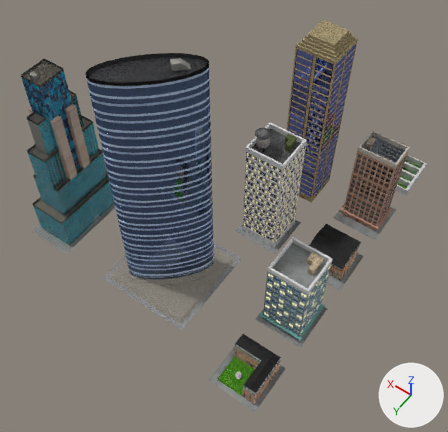
The Blender file models/buildings.blend: old version first, new version second.
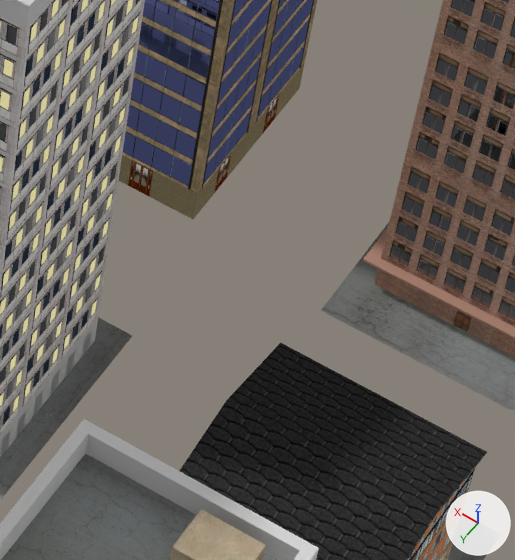
Each version is shown whole from a 50 mm lens placed at (-10.71, 14.05, 21.1), pointed at (-2.44, 2.47, 2.9), then close up on the part from 62% to 82% of the width and 38% to 60% of the height. The lights are fixed; the arrows at lower right show +X, +Y and +Z.

The first close-up shows 'building1', 'building2', 'building3', 'building4', 'building6'.
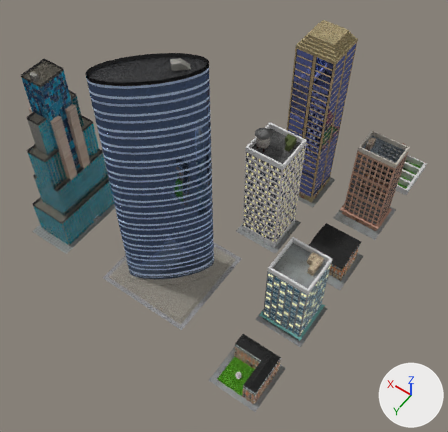
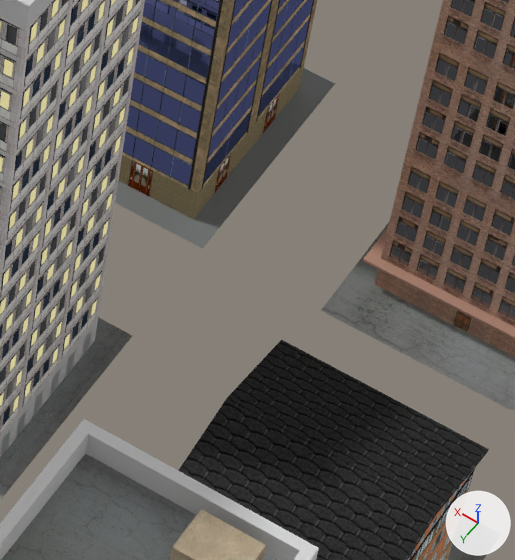
Commit message: finitions buildings

Where the change shows, as pixel boxes (x1, y1, x2, y2) in the close-ups (515 x 560 px):
'building4', reshaped
    before: (180, 343, 501, 560)
    after: (178, 340, 501, 560)
'building6', reshaped
    before: (118, 0, 317, 219)
    after: (115, 0, 335, 249)
part 1 of me_plane_007, added
    after: (115, 68, 335, 249)
part 2 of me_plane_010, built on
    before: (180, 343, 487, 560)
    after: (178, 340, 489, 560)

The change, as a list of edits to the scene's bpy script:
```text
Change me_plane_007:
    used by ob_building6; location = (-3.0, -3.0, 0.0)
    verts and faces of me_plane_007; kept vertices keep their numbers, new ones are numbered from 96
    remove me_plane_007.from_pydata(...)  # 96 vertices, 65 faces; spans x -0.8..0.8, y -0.8..0.8, z 0.0..8.0
    add me_plane_007.from_pydata(...)  # 100 vertices, 66 faces; spans x -1.0..1.0, y -1.0..1.0, z 0.0..8.0
    me_plane_007 part 1
    add verts[96] = (-1.0, -1.0, 0.0)  # pixel (335, 83)
    add verts[97] = (1.0, -1.0, 0.0)
    add verts[98] = (-1.0, 1.0, 0.0)  # pixel (202, 248)
    add verts[99] = (1.0, 1.0, 0.0)
    add faces += [(96, 97, 99, 98)]  # mat_ground (picture img_building1roof_jpg)
    add me_plane_007.materials.append(mat_ground)  # picture img_building1roof_jpg
Change me_plane_010:
    used by ob_building4; location = (-6.0, 0.0, 0.0)
    remove me_plane_010.from_pydata(...)  # 22 vertices, 9 faces; spans x -1.0..1.0, y -1.0..1.0, z 0.0..1.25
    add me_plane_010.from_pydata(...)  # 30 vertices, 17 faces; spans x -1.0..1.0, y -1.0..1.0, z 0.0..1.28
    me_plane_010 part 2
    2 faces are deleted
    8 vertices are added at x -0.8..0.8, y -0.79..0.79, z 1.09..1.28
    10 new faces join them, mat_roof (picture img_roof_jpg)
```
